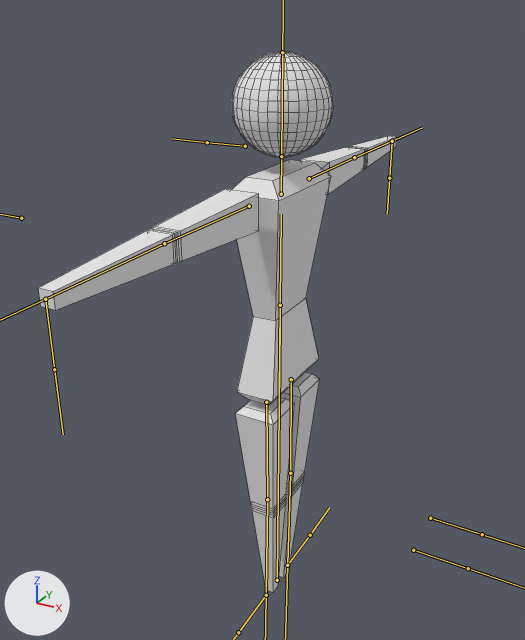
One commit to the FBX model 3DGameAssets/FBXs/Player.fbx: the scene before it, then after it.
Rendered twice from a 50 mm camera at (0.371, -0.718, 0.762) aimed at (-0.031, 0.012, 0.397). Lighting does not change. The marker at lower left points along +X, +Y and +Z. The bones that bend it are drawn over the model as lines. Mesh edges are drawn as thin lines.

Objects in the first picture: 'Player_Mesh'.
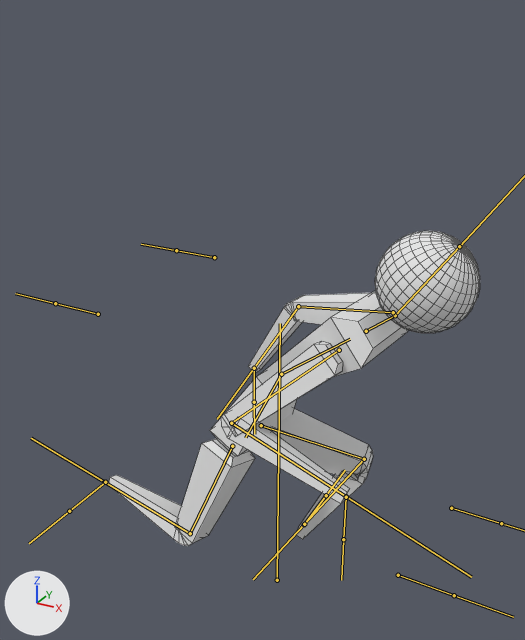
The newer file adds an action. The first version stands in its rest pose; the second is drawn at frame 10 of the action 'Player_Arma|P_Dodging'.

Pixel boxes [x1, y1, x2, y2] of what changed, in the pictures (525 x 640 px):
```json
{"object": "Player_Mesh", "change": "posed", "before": [38, 51, 397, 592], "after": [108, 231, 480, 546], "on screen": "42% shorter"}
{"bone": "Torso", "before": "(280, 305) to (281, 214)", "after": "(281, 374) to (350, 339)"}
{"bone": "Head", "before": "(281, 156) to (282, 52)", "after": "(395, 315) to (459, 246)"}
{"bone": "RBicep", "before": "(249, 206) to (164, 243)", "after": "(339, 350) to (231, 423)"}
{"bone": "RForearm", "before": "(164, 243) to (45, 299)", "after": "(231, 423) to (346, 496)"}
{"bone": "Hips", "before": "(280, 305) to (279, 393)", "after": "(281, 374) to (245, 437)"}
{"bone": "RThigh", "before": "(266, 402) to (267, 499)", "after": "(232, 446) to (190, 533)"}
{"bone": "RCalf", "before": "(267, 499) to (266, 595)", "after": "(190, 533) to (104, 482)"}
{"bone": "LThigh", "before": "(291, 379) to (290, 473)", "after": "(261, 425) to (364, 459)"}
{"bone": "LCalf", "before": "(290, 473) to (287, 565)", "after": "(364, 459) to (304, 524)"}
{"bone": "LBicep", "before": "(309, 178) to (354, 157)", "after": "(393, 312) to (298, 306)"}
{"bone": "LForearm", "before": "(354, 157) to (392, 141)", "after": "(298, 306) to (254, 368)"}
```

Edits to the scene script, one JSON object a line:
```json
{"block": "bone_torso", "where": "bone_torso = bpy.data.objects['Player_Arma'].pose.bones['Torso']  # child of 'Root'"}
{"op": "set", "path": "bone_torso.location", "old": "(0.0, 0.0, 0.0)", "new": "(0.004, -0.092, 0.0)"}
{"op": "set", "path": "bone_torso.rotation_quaternion", "old": "(1.0, 0.0, 0.0, 0.0)", "new": "(0.897, -0.016, -0.041, -0.44)", "note": "degrees (0, 0, 0) -> degrees (0, -5, -52)"}
{"block": "bone_head", "where": "bone_head = bpy.data.objects['Player_Arma'].pose.bones['Head']  # child of 'Neck'"}
{"op": "set", "path": "bone_head.rotation_quaternion", "old": "(1.0, 0.0, 0.0, 0.0)", "new": "(0.987, 0.003, 0.044, 0.154)", "note": "degrees (0, 0, 0) -> degrees (1, 5, 18)"}
{"block": "bone_rbicep", "where": "bone_rbicep = bpy.data.objects['Player_Arma'].pose.bones['RBicep']  # child of 'Torso'"}
{"op": "set", "path": "bone_rbicep.rotation_quaternion", "old": "(1.0, 0.0, 0.0, 0.0)", "new": "(0.822, -0.567, 0.059, 0.02)", "note": "degrees (0, 0, 0) -> degrees (-69, 7, -2)"}
{"block": "bone_rforearm", "where": "bone_rforearm = bpy.data.objects['Player_Arma'].pose.bones['RForearm']  # child of 'RBicep'"}
{"op": "set", "path": "bone_rforearm.rotation_quaternion", "old": "(1.0, 0.0, 0.0, 0.0)", "new": "(0.537, 0.0, 0.0, 0.843)", "note": "degrees (0, 0, 0) -> degrees (0, 0, 115)"}
{"block": "bone_hips", "where": "bone_hips = bpy.data.objects['Player_Arma'].pose.bones['Hips']  # child of 'Torso'"}
{"op": "set", "path": "bone_hips.rotation_quaternion", "old": "(1.0, 0.0, 0.0, 0.0)", "new": "(0.973, 0.014, 0.009, -0.23)", "note": "degrees (0, 0, 0) -> degrees (1, 1, -27)"}
{"block": "bone_rthigh", "where": "bone_rthigh = bpy.data.objects['Player_Arma'].pose.bones['RThigh']  # child of 'Hips'"}
{"op": "set", "path": "bone_rthigh.rotation_quaternion", "old": "(1.0, 0.0, 0.0, 0.0)", "new": "(0.99, -0.119, 0.04, -0.066)", "note": "degrees (0, 0, 0) -> degrees (-14, 4, -8)"}
{"block": "bone_rcalf", "where": "bone_rcalf = bpy.data.objects['Player_Arma'].pose.bones['RCalf']  # child of 'RThigh'"}
{"op": "set", "path": "bone_rcalf.rotation_quaternion", "old": "(1.0, 0.0, 0.0, 0.0)", "new": "(0.782, 0.0, 0.0, 0.624)", "note": "degrees (0, 0, 0) -> degrees (0, 0, 77)"}
{"block": "bone_lthigh", "where": "bone_lthigh = bpy.data.objects['Player_Arma'].pose.bones['LThigh']  # child of 'Hips'"}
{"op": "set", "path": "bone_lthigh.rotation_quaternion", "old": "(1.0, 0.0, 0.0, 0.0)", "new": "(0.601, 0.122, -0.08, -0.786)", "note": "degrees (0, 0, 0) -> degrees (16, 5, -104)"}
{"block": "bone_lcalf", "where": "bone_lcalf = bpy.data.objects['Player_Arma'].pose.bones['LCalf']  # child of 'LThigh'"}
{"op": "set", "path": "bone_lcalf.rotation_quaternion", "old": "(1.0, 0.0, 0.0, 0.0)", "new": "(0.574, 0.0, 0.0, 0.819)", "note": "degrees (0, 0, 0) -> degrees (0, 0, 110)"}
{"block": "bone_lbicep", "where": "bone_lbicep = bpy.data.objects['Player_Arma'].pose.bones['LBicep']  # child of 'Torso'"}
{"op": "set", "path": "bone_lbicep.rotation_quaternion", "old": "(1.0, 0.0, 0.0, 0.0)", "new": "(0.745, -0.629, 0.149, 0.164)", "note": "degrees (0, 0, 0) -> degrees (-80, 25, 4)"}
{"block": "bone_lforearm", "where": "bone_lforearm = bpy.data.objects['Player_Arma'].pose.bones['LForearm']  # child of 'LBicep'"}
{"op": "set", "path": "bone_lforearm.rotation_quaternion", "old": "(1.0, 0.0, 0.0, 0.0)", "new": "(0.932, 0.0, 0.0, -0.363)", "note": "degrees (0, 0, 0) -> degrees (0, 0, -43)"}
```
